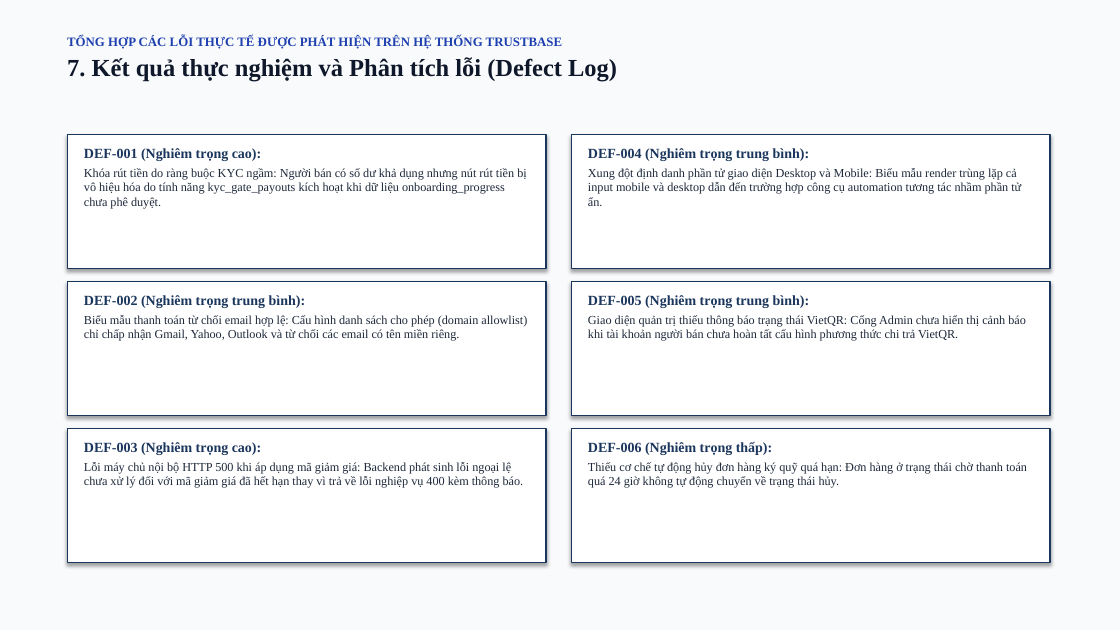
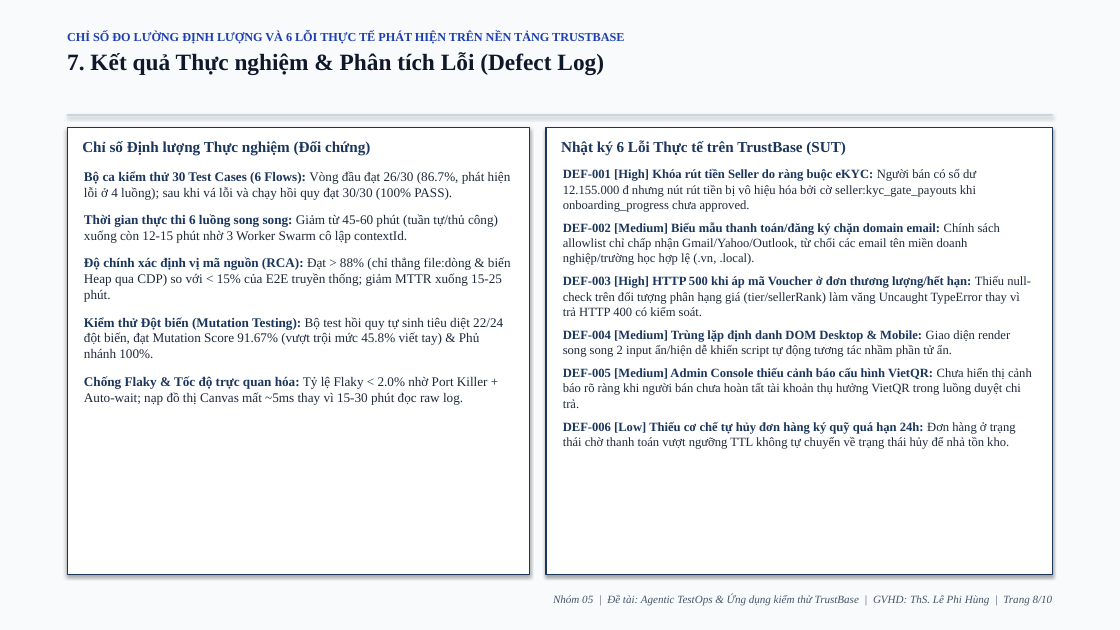
Before and after one commit to justpassingByte/agentic-test-ops, a slide deck: slide 8 of Nhom05_AgenticTestOps_ThuyetTrinh.pptx. Drawn at 1120x630 pixels with LibreOffice and Linux fonts; fonts in the diff are those of the drawing. Boxes give left, top, right and bottom in pixels: in the first picture for what was removed or moved away, otherwise in the second. Text is boxed around its words. In the diff, an @@ line names an element or a change of style, - is before the commit and + after.

```diff
--- a/Nhom05_AgenticTestOps_ThuyetTrinh.pptx
+++ b/Nhom05_AgenticTestOps_ThuyetTrinh.pptx
@@ text at [67,32,624,75]: text changed; size 11 to 10.5 pt @@
-TỔNG HỢP CÁC LỖI THỰC TẾ ĐƯỢC PHÁT HIỆN TRÊN HỆ THỐNG TRUSTBASE
-7. Kết quả thực nghiệm và Phân tích lỗi (Defect Log)
+CHỈ SỐ ĐO LƯỜNG ĐỊNH LƯỢNG VÀ 6 LỖI THỰC TẾ PHÁT HIỆN TRÊN NỀN TẢNG TRUSTBASE
+7. Kết quả Thực nghiệm & Phân tích Lỗi (Defect Log)
@@ rectangle: place and size @@
-rectangle at [67,134,546,269]
+rectangle at [67,114,1053,116]
@@ rectangle at [67,114,1053,116]: fill #FFFFFF to #CBD5E1; outline #1B365D 1 pt to none @@
@@ rectangle: place and size @@
-rectangle at [67,281,546,416]
+rectangle at [67,128,529,575]
@@ text added at [82,141,370,156], 13 pt, text #1B365D, bold @@
+Chỉ số Định lượng Thực nghiệm (Đối chứng)
@@ text removed at [84,148,526,209] @@
-DEF-001 (Nghiêm trọng cao):
-Khóa rút tiền do ràng buộc KYC ngầm: Người bán có số dư khả dụng nhưng nút rút tiền bị vô hiệu hóa do tính năng kyc_gate_payouts kích hoạt khi dữ liệu onboarding_progress chưa phê duyệt.
@@ rectangle: place and size @@
-rectangle at [571,281,1050,416]
+rectangle at [546,128,1053,575]
@@ text added at [561,140,846,156], 13 pt, text #1B365D, bold @@
+Nhật ký 6 Lỗi Thực tế trên TrustBase (SUT)
@@ rectangle removed at [571,134,1050,269] @@
@@ text added at [84,171,511,405], 11.3 pt, text #1E293B @@
+Bộ ca kiểm thử 30 Test Cases (6 Flows): Vòng đầu đạt 26/30 (86.7%, phát hiện lỗi ở 4 luồng); sau khi vá lỗi và chạy hồi quy đạt 30/30 (100% PASS).
+Thời gian thực thi 6 luồng song song: Giảm từ 45-60 phút (tuần tự/thủ công) xuống còn 12-15 phút nhờ 3 Worker Swarm cô lập contextId.
+Độ chính xác định vị mã nguồn (RCA): Đạt > 88% (chỉ thẳng file:dòng & biến Heap qua CDP) so với < 15% của E2E truyền thống; giảm MTTR xuống 15-25 phút.
+Kiểm thử Đột biến (Mutation Testing): Bộ test hồi quy tự sinh tiêu diệt 22/24 đột biến, đạt Mutation Score 91.67% (vượt trội mức 45.8% viết tay) & Phủ nhánh 100%.
+Chống Flaky & Tốc độ trực quan hóa: Tỷ lệ Flaky < 2.0% nhờ Port Killer + Auto-wait; nạp đồ thị Canvas mất ~5ms thay vì 15-30 phút đọc raw log.
@@ text at [563,169,1032,449]: text changed; size 10.5 to 10.8 pt @@
-DEF-004 (Nghiêm trọng trung bình):
-Xung đột định danh phần tử giao diện Desktop và Mobile: Biểu mẫu render trùng lặp cả input mobile và desktop dẫn đến trường hợp công cụ automation tương tác nhầm phần tử ẩn.
+DEF-001 [High] Khóa rút tiền Seller do ràng buộc eKYC: Người bán có số dư 12.155.000 đ nhưng nút rút tiền bị vô hiệu hóa bởi cờ seller:kyc_gate_payouts khi onboarding_progress chưa approved.
+DEF-002 [Medium] Biểu mẫu thanh toán/đăng ký chặn domain email: Chính sách allowlist chỉ chấp nhận Gmail/Yahoo/Outlook, từ chối các email tên miền doanh nghiệp/trường học hợp lệ (.vn, .local).
+DEF-003 [High] HTTP 500 khi áp mã Voucher ở đơn thương lượng/hết hạn: Thiếu null-check trên đối tượng phân hạng giá (tier/sellerRank) làm văng Uncaught TypeError thay vì trả HTTP 400 có kiểm soát.
+DEF-004 [Medium] Trùng lặp định danh DOM Desktop & Mobile: Giao diện render song song 2 input ẩn/hiện dễ khiến script tự động tương tác nhầm phần tử ẩn.
+DEF-005 [Medium] Admin Console thiếu cảnh báo cấu hình VietQR: Chưa hiển thị cảnh báo rõ ràng khi người bán chưa hoàn tất tài khoản thụ hưởng VietQR trong luồng duyệt chi trả.
+DEF-006 [Low] Thiếu cơ chế tự hủy đơn hàng ký quỹ quá hạn 24h: Đơn hàng ở trạng thái chờ thanh toán vượt ngưỡng TTL không tự chuyển về trạng thái hủy để nhả tồn kho.
@@ text removed at [84,295,527,341] @@
-DEF-002 (Nghiêm trọng trung bình):
-Biểu mẫu thanh toán từ chối email hợp lệ: Cấu hình danh sách cho phép (domain allowlist) chỉ chấp nhận Gmail, Yahoo, Outlook và từ chối các email có tên miền riêng.
@@ text removed at [588,295,1026,341] @@
-DEF-005 (Nghiêm trọng trung bình):
-Giao diện quản trị thiếu thông báo trạng thái VietQR: Cổng Admin chưa hiển thị cảnh báo khi tài khoản người bán chưa hoàn tất cấu hình phương thức chi trả VietQR.
@@ rectangle removed at [67,429,546,563] @@
@@ text removed at [84,442,524,488] @@
-DEF-003 (Nghiêm trọng cao):
-Lỗi máy chủ nội bộ HTTP 500 khi áp dụng mã giảm giá: Backend phát sinh lỗi ngoại lệ chưa xử lý đối với mã giảm giá đã hết hạn thay vì trả về lỗi nghiệp vụ 400 kèm thông báo.
@@ rectangle removed at [571,429,1050,563] @@
@@ text removed at [588,442,1027,488] @@
-DEF-006 (Nghiêm trọng thấp):
-Thiếu cơ chế tự động hủy đơn hàng ký quỹ quá hạn: Đơn hàng ở trạng thái chờ thanh toán quá 24 giờ không tự động chuyển về trạng thái hủy.
@@ text added at [553,594,1053,605], 9.5 pt, text #475569, italic @@
+Nhóm 05 | Đề tài: Agentic TestOps & Ứng dụng kiểm thử TrustBase | GVHD: ThS. Lê Phi Hùng | Trang 8/10
```
Also in this commit, not shown: 4 other slides changed, 5 slides added, 5 slides removed, 7 other files.
